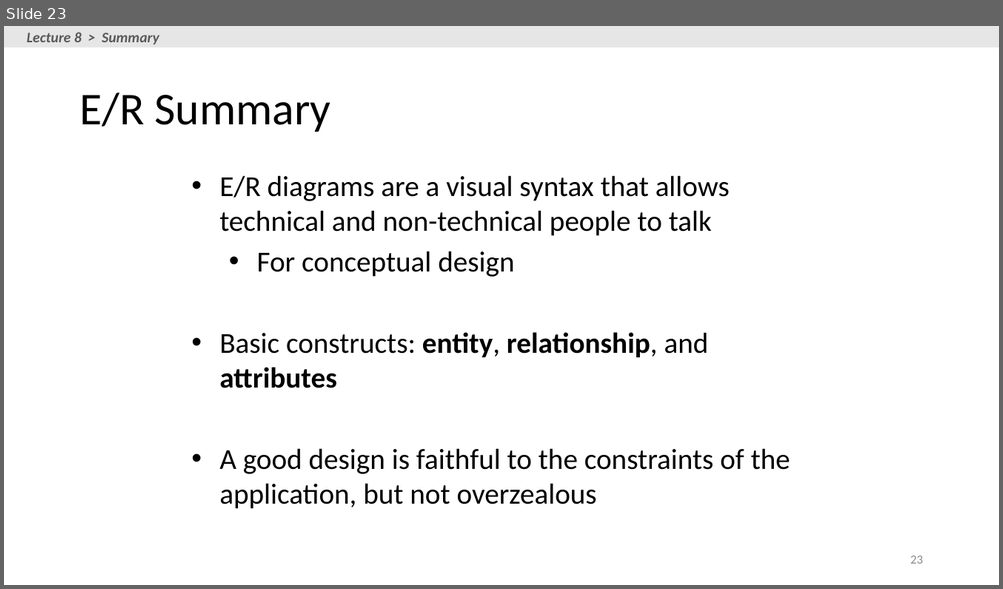
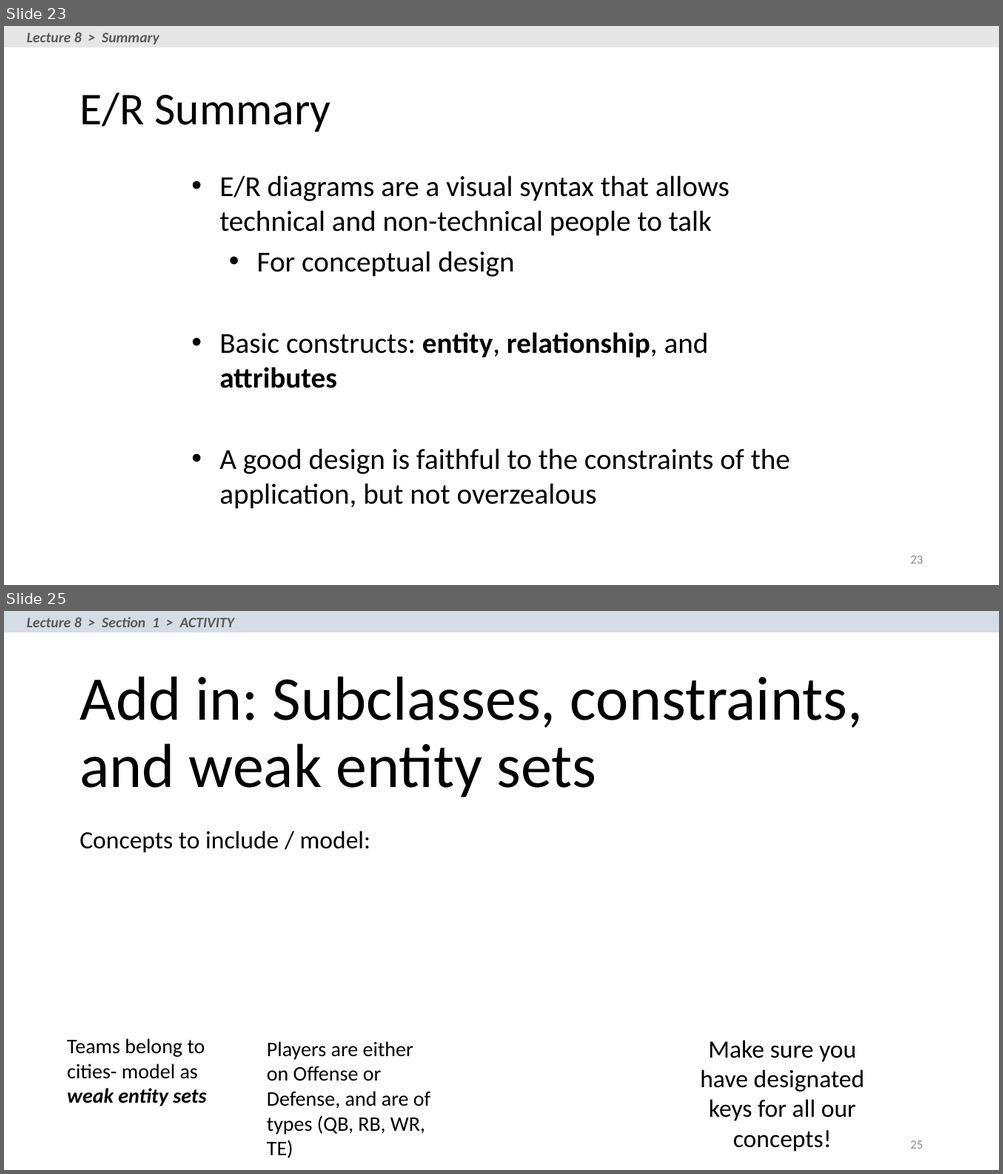
Before and after one commit to yazduni-cs/database-fall2018, a slide deck: lectures/lecture-6-7-8/Lecture_8_ER.pptx. Shown one above the other, each under a label of ours: slide 23 before the commit, slides 23 and 25 after it; the slides between them are not shown. The pictures are 1003x589 and 1003x1174 pixels, drawn with LibreOffice and Linux fonts; fonts in the diff are those of the drawing. Boxes give left, top, right and bottom in pixels: in the first picture for what was removed or moved away, otherwise in the second. Text is boxed around its words. In the diff, an @@ line names an element or a change of style, - is before the commit and + after.

Commit message:
lec8 - updated slides.

```diff
--- a/lectures/lecture-6-7-8/Lecture_8_ER.pptx
+++ b/lectures/lecture-6-7-8/Lecture_8_ER.pptx
@@ slide 25 added at (4,611,999,1170), background #FFFFFF @@
@@ rectangle added at (4,611,999,632), fill #D6DCE5 @@
@@ text added at (27,617,234,627), 14 pt, text #595959, bold, italic @@
+Lecture 8 > Section 1 > ACTIVITY
@@ title added at (79,676,862,797), 60 pt, text #000000 @@
+Add in: Subclasses, constraints, and weak entity sets
@@ text added at (79,831,371,853), 24 pt, text #000000 @@
+Concepts to include / model:
@@ text added at (67,1039,206,1107), 20 pt, text #000000 @@
+Teams belong to cities- model as weak entity sets
@@ text added at (267,1042,430,1159), 20 pt, text #000000 @@
+Players are either on Offense or Defense, and are of types (QB, RB, WR, TE)
@@ text added at (700,1040,865,1152), 24 pt, text #000000 @@
+Make sure you have designated keys for all our concepts!
@@ page number added at (910,1141,922,1149), 12 pt, text #8C8C8C @@
+25
```
Also in this commit, not shown: 3 other slides added, 1 other file.
